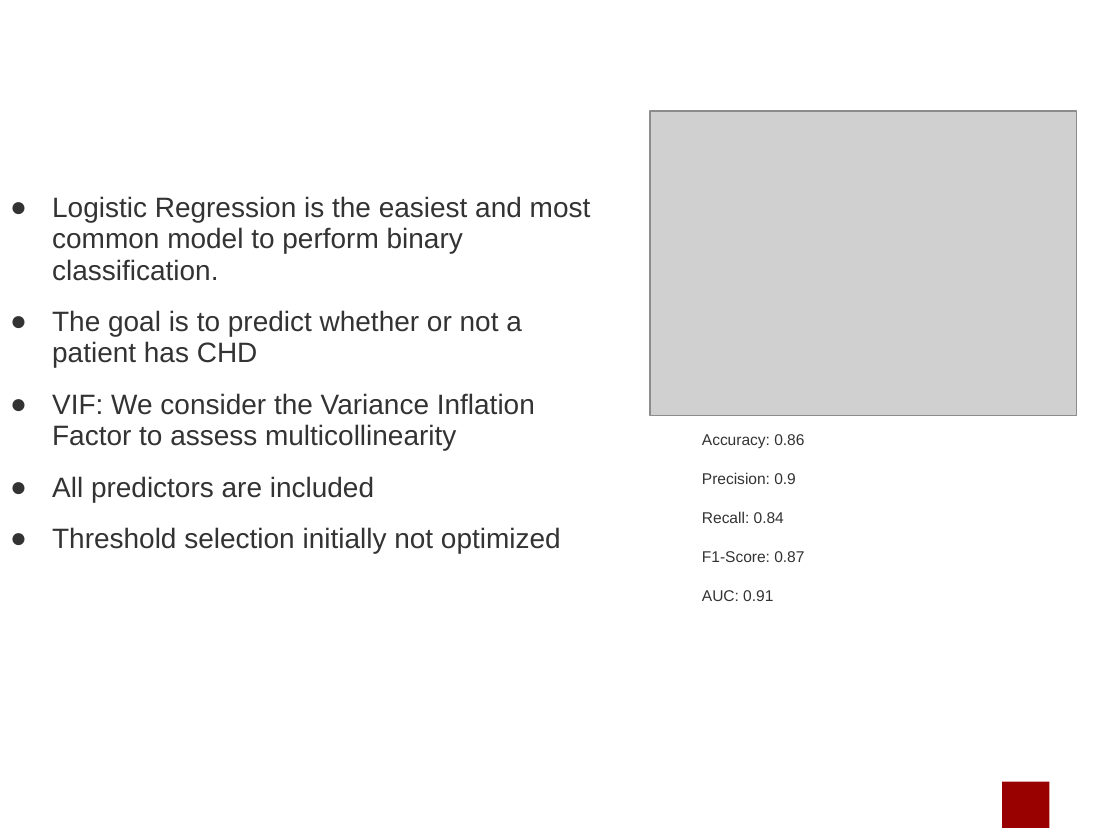
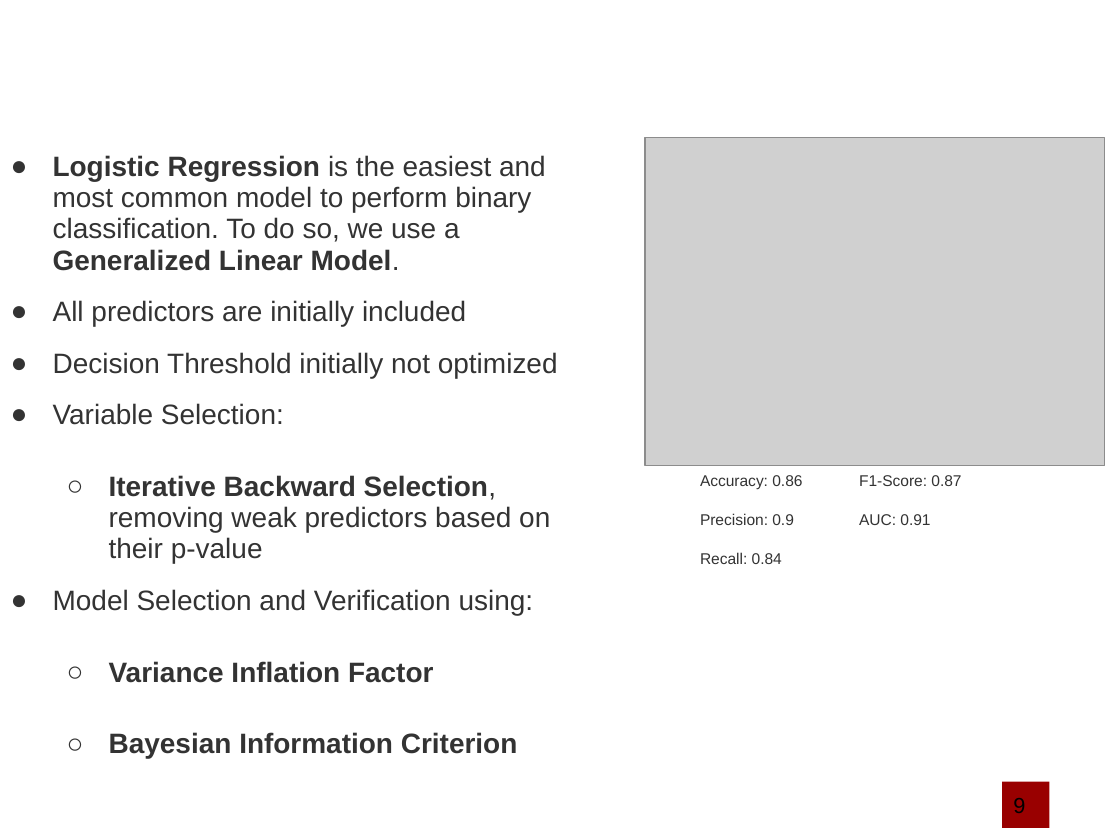
Before and after one commit to marcouderzo/CoronaryHeartDisease-Prediction, a slide deck: slide 11 of slides.pptx (slide 10 before the commit). Drawn at 1120x840 pixels with LibreOffice and Linux fonts; fonts in the diff are those of the drawing; grey boxes stand for pictures; background and template pictures are left out. Boxes give left, top, right and bottom in pixels: in the first picture for what was removed or moved away, otherwise in the second. Text is boxed around its words. In the diff, an @@ line names an element or a change of style, - is before the commit and + after.

```diff
--- a/slides.pptx
+++ b/slides.pptx
@@ picture: place and size @@
-picture at <box>650,111,1076,416</box>
+picture at <box>645,138,1104,466</box>
@@ text at <box>53,155,558,758</box>: text changed @@
-● Logistic Regression is the easiest and most common model to perform binary classification.
-● The goal is to predict whether or not a patient has CHD
-● VIF: We consider the Variance Inflation Factor to assess multicollinearity
-● All predictors are included
-● Threshold selection initially not optimized
+● Logistic Regression is the easiest and most common model to perform binary classification. To do so, we use a Generalized Linear Model.
+● All predictors are initially included
+● Decision Threshold initially not optimized
+● Variable Selection:
+  ○ Iterative Backward Selection, removing weak predictors based on their p-value
+● Model Selection and Verification using:
+  ○ Variance Inflation Factor
+  ○ Bayesian Information Criterion
@@ text "Accuracy: 0.86": place and size @@
-text "Accuracy: 0.86" at <box>702,434,804,601</box>
+text "Accuracy: 0.86" at <box>700,475,961,525</box>
@@ text "Accuracy: 0.86" at <box>700,475,961,525</box>: columns 1 to 3 @@
@@ page number at <box>1012,809,1046,813</box>: text changed @@
-10/10
+11/10
@@ text in rectangle at <box>1013,798,1025,813</box>: text added @@
+9
```
Also in this commit, not shown: 17 other slides changed, 3 slides added, 1 slide removed, 2 other files.
